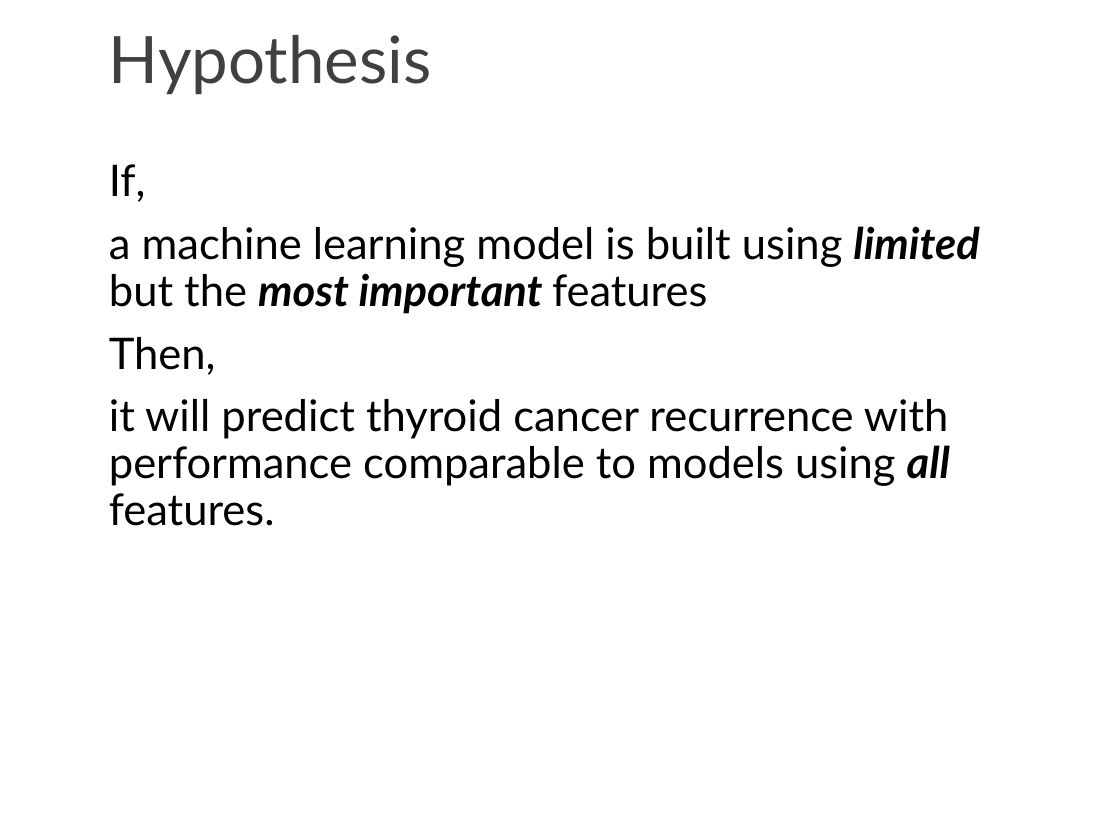
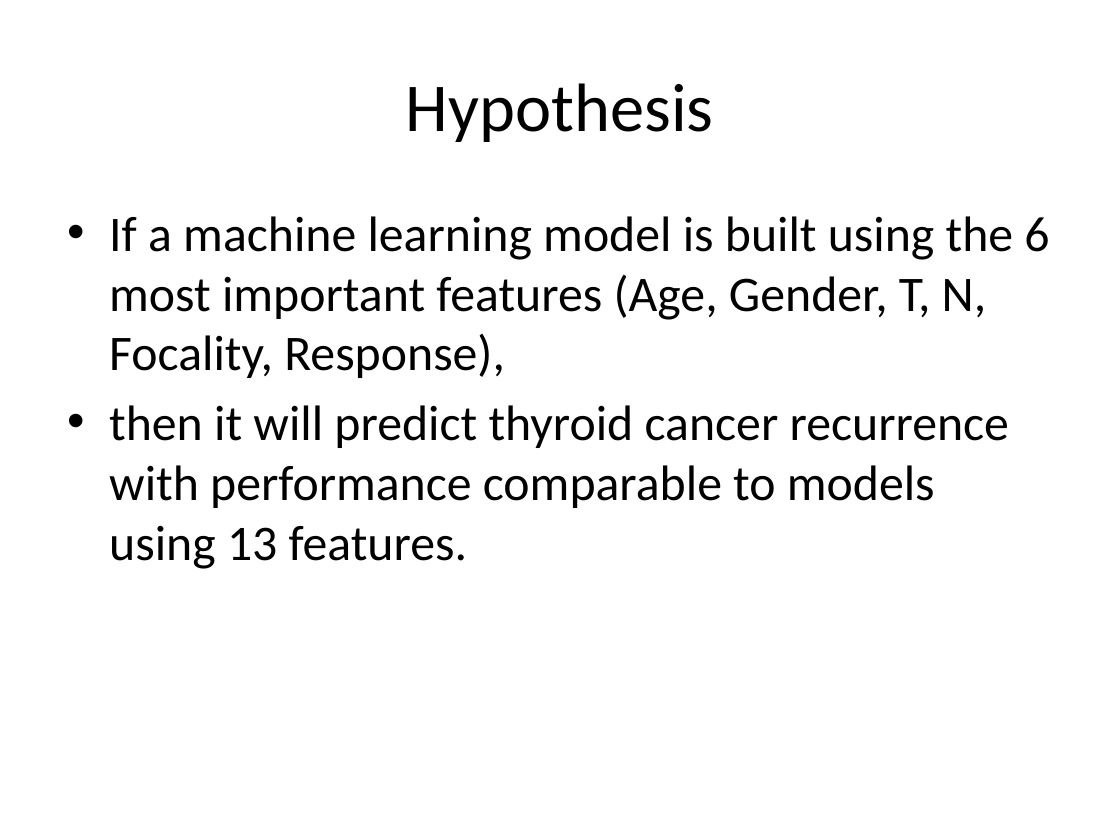
Before and after one commit to josh-dcosta/pjas-thyroid, a slide deck: slide 4 of presentation/Thyroid_Cancer_Recurrence_Presentation.pptx (slide 9 before the commit). Drawn at 1120x840 pixels with LibreOffice and Linux fonts; fonts in the diff are those of the drawing. Boxes give left, top, right and bottom in pixels: in the first picture for what was removed or moved away, otherwise in the second. Text is boxed around its words. In the diff, an @@ line names an element or a change of style, - is before the commit and + after.

```diff
--- a/presentation/Thyroid_Cancer_Recurrence_Presentation.pptx
+++ b/presentation/Thyroid_Cancer_Recurrence_Presentation.pptx
@@ title "Hypothesis": place and size @@
-title "Hypothesis" at (109,35,431,94)
+title "Hypothesis" at (406,83,714,142)
@@ title "Hypothesis" at (406,83,714,142): size 42 to 44 pt, font Lato to Calibri, text colour #404040 to #000000; alignment left to centre; line spacing 0.9 to 1; vertical alignment top to middle @@
@@ text at (109,216,1049,569): text changed; size 28 to 32 pt; font Lato to Calibri @@
-If,
-a machine learning model is built using limited but the most important features
-Then,
-it will predict thyroid cancer recurrence with performance comparable to models using all features.
+• If a machine learning model is built using the 6 most important features (Age, Gender, T, N, Focality, Response),
+• then it will predict thyroid cancer recurrence with performance comparable to models using 13 features.
```
Also in this commit, not shown: 10 other slides changed, 2 slides added, 10 slides removed, 24 other files.
